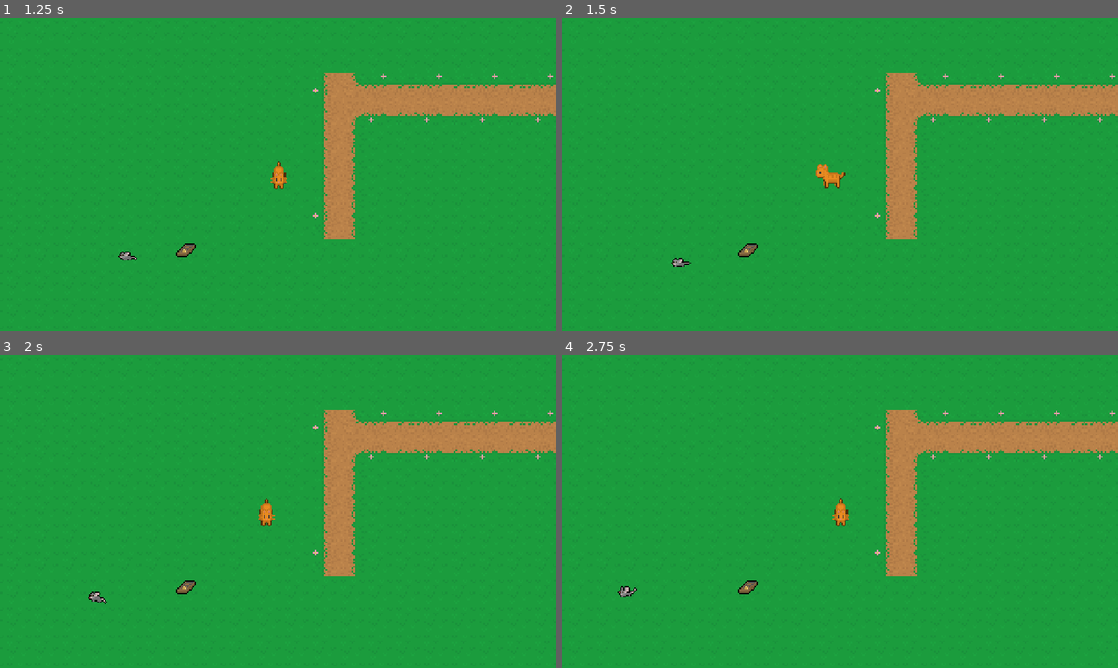
Above: before the commit, frames 1-4 (two rows, left to right).
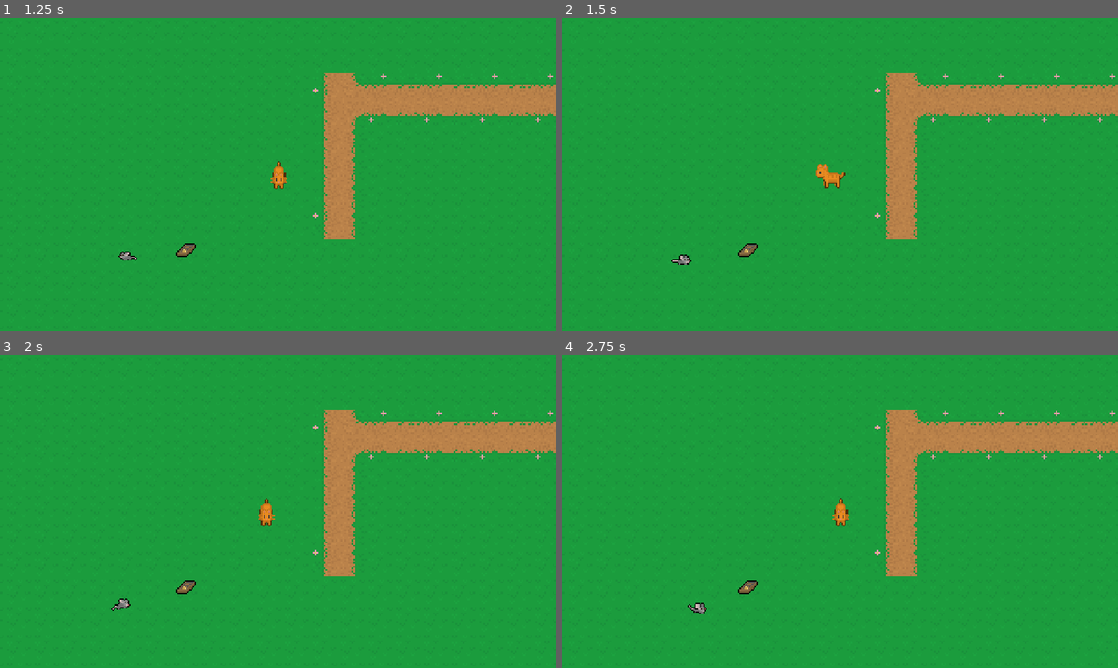
Above: after the commit, the same moments.

Repository: kamil-krecisz/Cat-and-Mouse-game
Game: Godot game, scene res://Scenes/main_menu.tscn
Same seed, same stepped clock (60 frames per second), same inputs: the game is played once before the commit and once after it.
Inputs (mouse positions are in pixels of both pictures, inside the frame that each line leads up to):
- Up to frame 1 (1.25 s): click "Start game" at 0.5 s
- Up to frame 2 (1.5 s): tap Enter (ui_accept) at 1.25 s; move the mouse to (962, 158) at 1.27 s; tap A (a_movement) at 1.35 s; click (962, 158) at 1.42 s
- Up to frame 3 (2 s): tap Enter (ui_accept) at 1.52 s
- Up to frame 4 (2.75 s): move the mouse to (728, 527) at 2.02 s; tap D (d_movement) at 2.1 s; click (728, 527) at 2.17 s; tap Enter (ui_accept) at 2.27 s

Frame 1 is identical in both runs. In frame 2, less than 0.1% of the frame differs, in the area x 19-24%, y 75-80%; in frame 3, 0.2%; in frame 4, 0.2%, in the area x 10-26%, y 73-83%.

Commit message:
7.0 - Started adding path finding for Mouse

Diff:
--- /dev/null
+++ b/Scenes/Cheese.tscn
@@ -0,0 +1,29 @@
+[gd_scene load_steps=5 format=3 uid="uid://b4agm42tpd6jn"]
+
+[ext_resource type="Texture2D" uid="uid://cntf3jud0ga53" path="res://Sprites/Cheese.png" id="1_c315j"]
+[ext_resource type="Script" uid="uid://cxn56k2833omi" path="res://scripts/cheese.gd" id="1_oc2e5"]
+
+[sub_resource type="CircleShape2D" id="CircleShape2D_c315j"]
+radius = 15.0333
+
+[sub_resource type="CircleShape2D" id="CircleShape2D_oc2e5"]
+radius = 3.0
+
+[node name="Area2D" type="Area2D" groups=["Cheese"]]
+script = ExtResource("1_oc2e5")
+
+[node name="Sprite2D" type="Sprite2D" parent="."]
+scale = Vector2(0.703, 0.703)
+texture = ExtResource("1_c315j")
+
+[node name="CollisionShape2D" type="CollisionShape2D" parent="."]
+shape = SubResource("CircleShape2D_c315j")
+one_way_collision_margin = 0.0
+
+[node name="StaticBody2D" type="StaticBody2D" parent="."]
+
+[node name="CollisionShape2D" type="CollisionShape2D" parent="StaticBody2D"]
+shape = SubResource("CircleShape2D_oc2e5")
+debug_color = Color(0.727243, 0, 0.243122, 0.42)
+
+[connection signal="body_entered" from="." to="." method="_on_body_entered"]
--- a/Scenes/Mouse.tscn
+++ b/Scenes/Mouse.tscn
@@ -118,7 +118,7 @@
 radius = 4.0
 
 [node name="CharacterBody2D" type="CharacterBody2D" groups=["Mouse", "mouse"]]
-collision_layer = 4
+collision_layer = 5
 input_pickable = true
 script = ExtResource("1_d03cw")
 
--- a/Scenes/main.tscn
+++ b/Scenes/main.tscn
@@ -8,6 +8,7 @@
 [ext_resource type="PackedScene" uid="uid://cx21330d82bk6" path="res://Scenes/Mouse.tscn" id="6_d1ilt"]
 [ext_resource type="PackedScene" uid="uid://ba7qoy6xh64iw" path="res://Scenes/Trap.tscn" id="7_6bp64"]
 [ext_resource type="PackedScene" uid="uid://cdmmkfsji1a0y" path="res://Scenes/pause_menu.tscn" id="8_344ge"]
+[ext_resource type="PackedScene" uid="uid://b4agm42tpd6jn" path="res://Scenes/Cheese.tscn" id="9_ynf5e"]
 
 [sub_resource type="TileSetAtlasSource" id="TileSetAtlasSource_x5cf0"]
 texture = ExtResource("1_21xkr")
@@ -56,6 +57,9 @@
 format = 2
 layer_0/tile_data = PackedInt32Array(0, 262144, 3, 1, 262144, 3, 2, 262144, 3, 3, 262144, 3, 4, 262144, 3, 5, 262144, 3 …(57429 unchanged characters)…
 
+[node name="Cheese" parent="." instance=ExtResource("9_ynf5e")]
+position = Vector2(556, 270)
+
 [node name="MainKICIA" parent="." instance=ExtResource("2_6bp64")]
 position = Vector2(285, 219)
 
--- a/project.godot
+++ b/project.godot
@@ -32,6 +32,7 @@
 [global_group]
 
 Mouse=""
+Cheese=""
 
 [input]
 
--- /dev/null
+++ b/scripts/cheese.gd
@@ -0,0 +1,6 @@
+extends Area2D
+
+
+func _on_body_entered(body):
+	if body.is_in_group("Mouse"):
+		queue_free()
--- a/scripts/mouse.gd
+++ b/scripts/mouse.gd
@@ -1,5 +1,6 @@
 extends CharacterBody2D
 
+@onready var cheese = get_tree().get_first_node_in_group("Cheese")
 var stamina = 100.0
 var stamina_max = 100.0
 @export var stamina_drain_rate = 25.0
@@ -27,6 +28,9 @@
 	set_random_direction()
 
 func _physics_process(delta):
+	if not is_running and cheese:
+		direction = (cheese.global_position - global_position).normalized()
+		velocity = direction * SPEED
 	if can_move == false:
 		RUN_SPEED = 0
 		SPEED = 0
Not shown: 1 places in Scenes/main.tscn that only renumber resources
Binary file added: Tilesets/walls_floor.png
Not shown, added: Tilesets/walls_floor.png.import
Not shown, added: scripts/cheese.gd.uid
